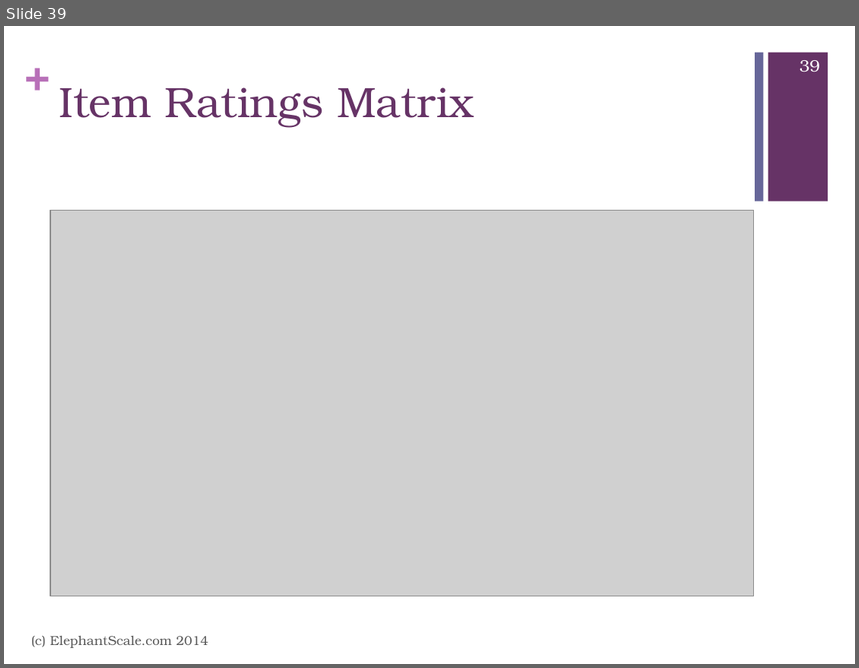
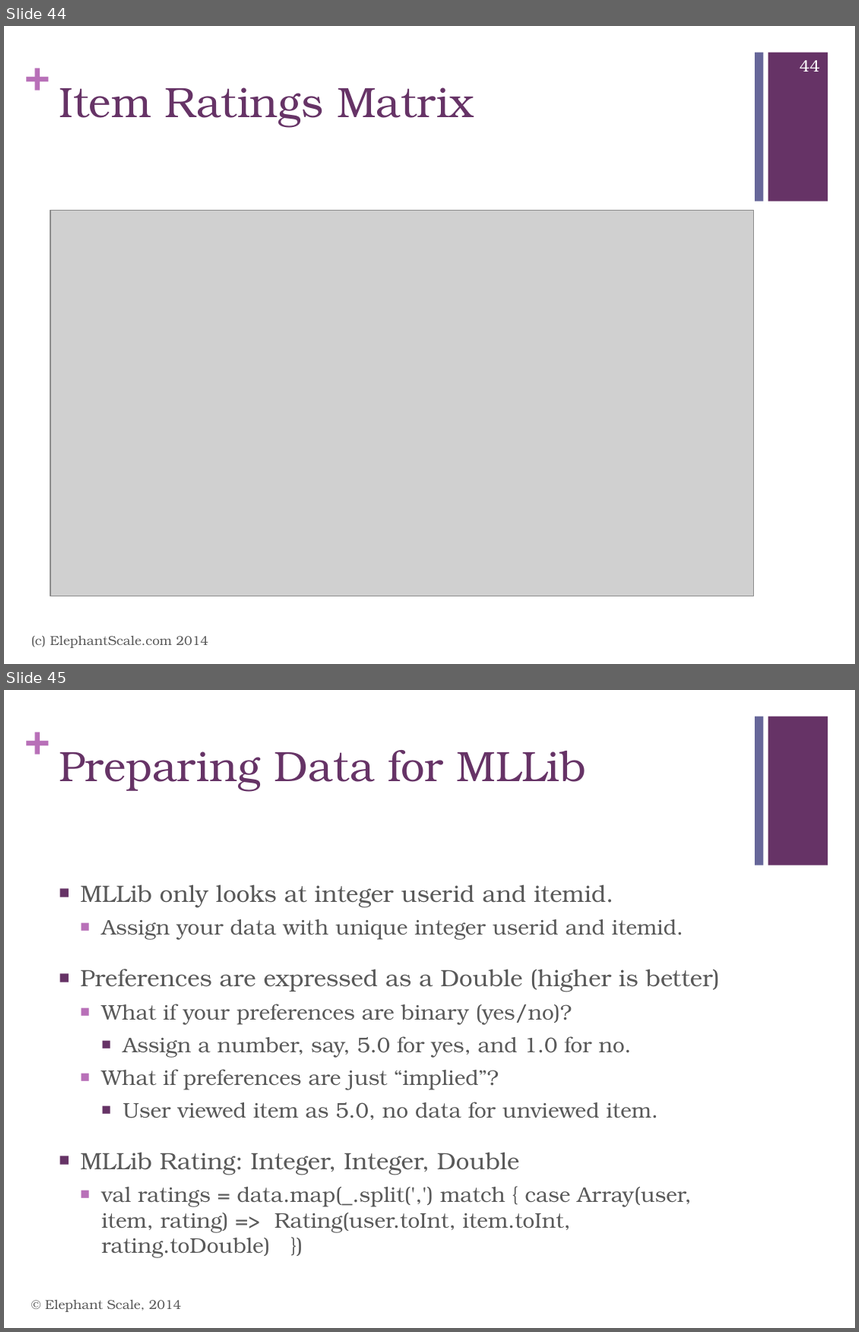
Before and after one commit to mattvinks/spark-labs, a slide deck: slides/MLLib.pptx. Shown one above the other, each under a label of ours: slide 39 before the commit, slides 44 and 45 after it. The pictures are 859x668 and 859x1332 pixels, drawn with LibreOffice and Linux fonts; fonts in the diff are those of the drawing; grey boxes stand for pictures. Boxes give left, top, right and bottom in pixels: in the first picture for what was removed or moved away, otherwise in the second. Text is boxed around its words. In the diff, an @@ line names an element or a change of style, - is before the commit and + after.

Commit message:
Added more code examples for MLLib

```diff
--- a/slides/MLLib.pptx
+++ b/slides/MLLib.pptx
@@ slide 45 added at bbox=[4, 690, 855, 1328], background #FFFFFF; not listed: 3 template elements that a slide beside it also shows @@
@@ title added at bbox=[59, 750, 586, 792], 36 pt, text #663366 @@
+Preparing Data for MLLib
@@ text added at bbox=[80, 885, 720, 1258], 18 pt, text #595959 @@
+■ MLLib only looks at integer userid and itemid.
+  ■ Assign your data with unique integer userid and itemid.
+■ Preferences are expressed as a Double (higher is better)
+  ■ What if your preferences are binary (yes/no)?
+    ■ Assign a number, say, 5.0 for yes, and 1.0 for no.
+  ■ What if preferences are just “implied”?
+    ■ User viewed item as 5.0, no data for unviewed item.
+■ MLLib Rating: Integer, Integer, Double
+  ■ val ratings = data.map(_.split(',') match { case Array(user, item, rating) => Rating(user.toInt, item.toInt, rating.toDouble) })
@@ text added at bbox=[45, 1300, 182, 1312], 11 pt, text #595959 @@
+© Elephant Scale, 2014
@@ what was slide 39 is now slide 44 @@
@@ page number at bbox=[800, 60, 820, 72]: text changed @@
-39
+44
```
Also in this commit, not shown: 7 slides changed, 6 other slides added.
